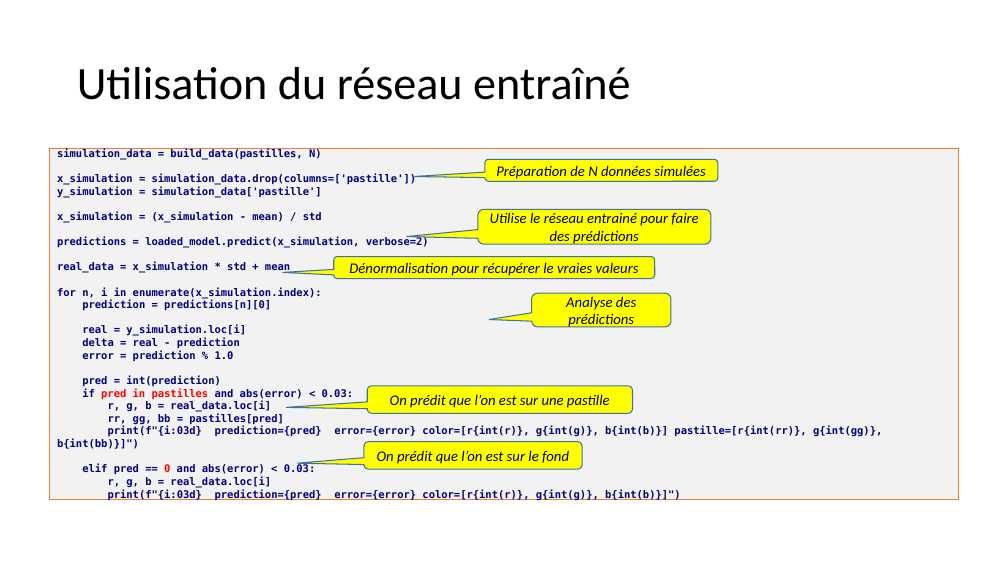
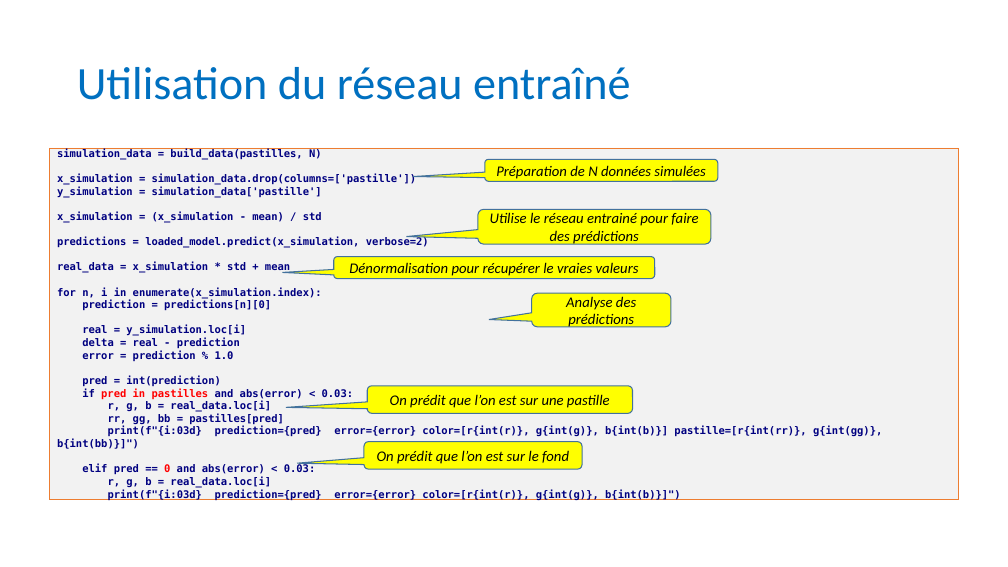
Before and after one commit to anumby-source/RobotServiceJeunesse2023, a slide deck: slide 13 of TCS34725/Apprentissage pour Les pastilles.pptx (slide 10 before the commit). Drawn at 1008x567 pixels with LibreOffice and Linux fonts; fonts in the diff are those of the drawing. Boxes give left, top, right and bottom in pixels: in the first picture for what was removed or moved away, otherwise in the second. Text is boxed around its words. In the diff, an @@ line names an element or a change of style, - is before the commit and + after.

Commit message:
Deuxième version de la présentation pédagogique sur le Réseau de Neurones tuile.py> dessin des tuiles qwirqle en python

```diff
--- a/TCS34725/Apprentissage pour Les pastilles.pptx
+++ b/TCS34725/Apprentissage pour Les pastilles.pptx
@@ title "Utilisation du réseau entraîné" at box(77, 67, 630, 100): text colour #000000 to #0070C0 @@
```
Also in this commit, not shown: 10 other slides changed, 3 slides added, 1 other file.
